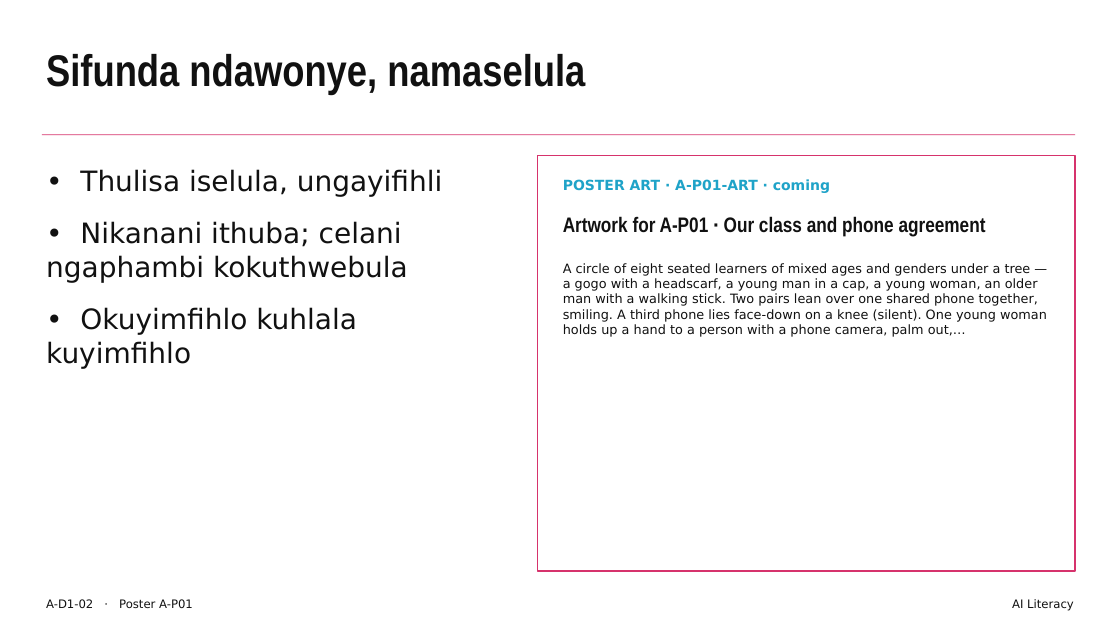
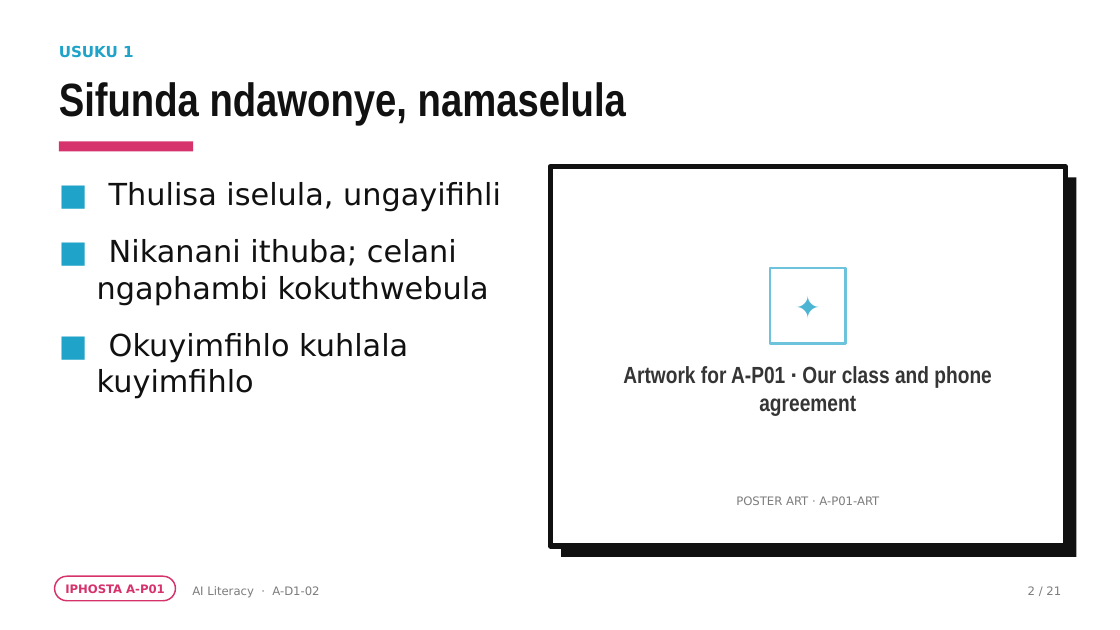
Before and after one commit to rorymclark-prog/ImbewuField, a slide deck: slide 2 of courses/build/ai-literacy/A-D1.zu.pptx. Drawn at 1120x630 pixels with LibreOffice and Linux fonts; fonts in the diff are those of the drawing. Boxes give left, top, right and bottom in pixels: in the first picture for what was removed or moved away, otherwise in the second. Text is boxed around its words. In the diff, an @@ line names an element or a change of style, - is before the commit and + after.

```diff
--- a/courses/build/ai-literacy/A-D1.zu.pptx
+++ b/courses/build/ai-literacy/A-D1.zu.pptx
@@ text added at (x1=59, y1=45, x2=134, y2=58), 13 pt, text #1FA3C8, bold @@
+USUKU 1
@@ text "Sifunda ndawonye, namaselula" moved from (x1=46, y1=54, x2=585, y2=94) to (x1=59, y1=82, x2=626, y2=125) @@
@@ text "Sifunda ndawonye, namaselula" at (x1=59, y1=82, x2=626, y2=125): size 38 to 40 pt; line spacing 1 to 0.95 @@
@@ rectangle removed at (x1=42, y1=134, x2=1075, y2=135) @@
@@ rectangle added at (x1=59, y1=141, x2=193, y2=151), fill #D6336C @@
@@ rectangle resized from (x1=538, y1=155, x2=1075, y2=571) to (x1=550, y1=166, x2=1065, y2=546) @@
@@ rectangle at (x1=550, y1=166, x2=1065, y2=546): outline #D6336C 1.25 pt to #111111 4.5 pt @@
@@ rectangle added at (x1=561, y1=177, x2=1076, y2=557), fill #111111 @@
@@ text at (x1=97, y1=182, x2=501, y2=399): text changed; size 24 to 26 pt @@
-• Thulisa iselula, ungayifihli
-• Nikanani ithuba; celani ngaphambi kokuthwebula
-• Okuyimfihlo kuhlala kuyimfihlo
+■ Thulisa iselula, ungayifihli
+■ Nikanani ithuba; celani ngaphambi kokuthwebula
+■ Okuyimfihlo kuhlala kuyimfihlo
@@ text removed at (x1=563, y1=263, x2=1047, y2=337) @@
-A circle of eight seated learners of mixed ages and genders under a tree — a gogo with a headscarf, a young man in a cap, a young woman, an older man with a walking stick. Two pairs lean over one shared phone together, smiling. A third phone lies face-down on a knee (silent). One young woman holds up a hand to a person with a phone camera, palm out,…
@@ rectangle added at (x1=770, y1=268, x2=846, y2=344), outline #6DC3DB 2 pt @@
@@ text added at (x1=770, y1=268, x2=846, y2=344), 26 pt, text #4CB5D3 @@
+✦
@@ text "Artwork for A-P01 · Our ..." moved from (x1=563, y1=216, x2=986, y2=237) to (x1=623, y1=366, x2=991, y2=416) @@
@@ text "Artwork for A-P01 · Our ..." at (x1=623, y1=366, x2=991, y2=416): size 18 to 20 pt, text colour #111111 to #353535; alignment left to centre @@
@@ text at (x1=736, y1=496, x2=879, y2=505): text changed; size 12 to 10 pt; text colour #1FA3C8 to #7C7C7C; bold off @@
-POSTER ART · A-P01-ART · coming
+POSTER ART · A-P01-ART
@@ rounded rectangle added at (x1=55, y1=576, x2=176, y2=601), outline #D6336C 1.25 pt @@
@@ text added at (x1=65, y1=584, x2=165, y2=593), 10 pt, text #D6336C, bold @@
+IPHOSTA A-P01
@@ text "AI Literacy · A-D1-02" at (x1=192, y1=586, x2=319, y2=598): vertical alignment top to middle @@
@@ text at (x1=192, y1=586, x2=319, y2=598): text changed; text colour #111111 to #7C7C7C @@
-A-D1-02 · Poster A-P01
+AI Literacy · A-D1-02
@@ text removed at (x1=1012, y1=599, x2=1074, y2=611) @@
-AI Literacy
@@ text added at (x1=1028, y1=586, x2=1061, y2=595), 10 pt, text #7C7C7C @@
+2 / 21
```
Also in this commit, not shown: 20 other slides changed, 49 other files.
